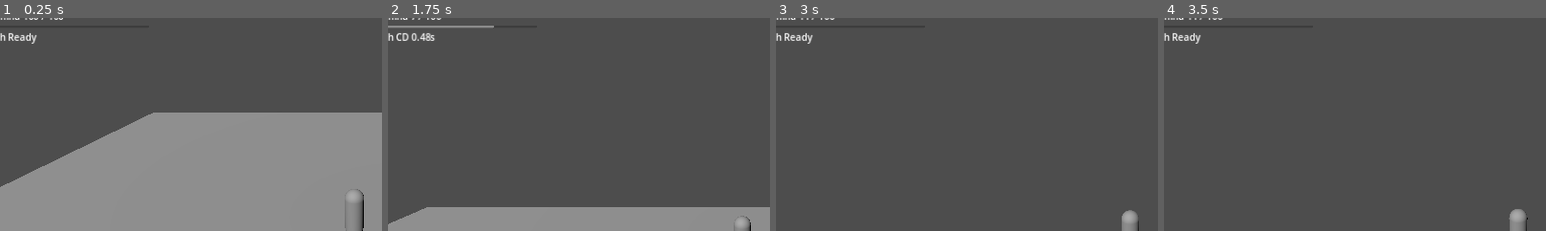
Above: before the commit, frames 1-4 (left to right).
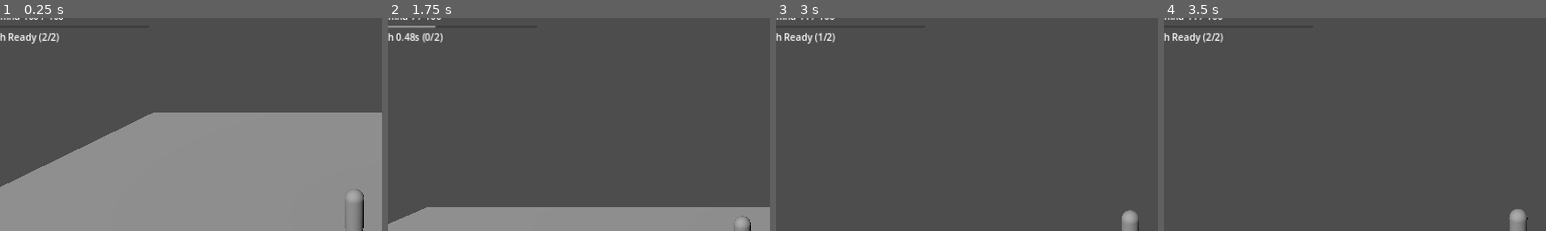
Above: after the commit, the same moments.

Repository: thegoatleroyjenkins/arpg-game
Game: Godot game, scene res://prototype3d/main_3d.tscn
Two runs of this game, one before a commit and one after it. Both use one fixed random seed, a clock stepped at 60 frames per second and the inputs below. This scene is started directly instead of the project's main scene.
Inputs (mouse positions are % of the whole screen's width and height, from its top left):
- Up to frame 1 (0.25 s): no input
- Up to frame 2 (1.75 s): tap Enter (ui_accept) at 0.5 s; move the mouse to (55, 49) at 0.52 s; hold W (move_up) from 0.53 s (still down); tap Q (dash) at 0.6, 1.55 s; tap Space (jump) at 0.77, 1.52 s; move the mouse to (45, 50) at 1.27 s; click (45, 50) at 1.35 s
- Up to frame 3 (3 s): keep holding W (move_up); move the mouse to (52, 48) at 2.02 s; tap Q (dash) at 2.1 s; move the mouse to (49, 51) at 2.77 s; tap Shift (sprint) at 2.85 s
- Up to frame 4 (3.5 s): keep holding W (move_up); tap Space (jump) at 3.02 s; tap Q (dash) at 3.05 s
The pictures show only the part of the screen within x 4-54%, y 4-54%; the shares and areas given below are measured in that part.

The runs differ from the first frame. In frame 1, 0.1% of the frame differs, in the area x 10-16%, y 7-12%; in frame 2, 0.5%, in the area x 2-28%, y 3-12%; in frame 3, 0.1%; in frame 4, 0.1%.

Commit message:
Add data-driven dash charges to 3D prototype

Diff:
--- a/prototype3d/default_player_tuning_3d.tres
+++ b/prototype3d/default_player_tuning_3d.tres
@@ -27,6 +27,8 @@
 dash_speed = 18.0
 dash_duration = 0.18
 dash_cooldown = 0.65
+dash_max_charges = 2
+dash_charge_recovery_time = 1.25
 dash_input_buffer_time = 0.15
 camera_smooth = 8.0
 camera_height = 7.0
--- a/prototype3d/player_3d.gd
+++ b/prototype3d/player_3d.gd
@@ -9,12 +9,15 @@
 
 signal stamina_changed(current: float, max_value: float)
 signal dash_cooldown_changed(remaining: float, max_value: float)
+signal dash_charges_changed(current: int, max_value: int)
 
 var look_target: Vector3
 var target_camera_distance: float = 0.0
 var dash_direction: Vector3 = Vector3.ZERO
 var dash_time_left: float = 0.0
 var dash_cooldown_left: float = 0.0
+var dash_charge_recharge_left: float = 0.0
+var dash_charges: int = 0
 var dash_buffer_left: float = 0.0
 var buffered_dash_direction: Vector3 = Vector3.ZERO
 var stamina: float = 0.0
@@ -29,9 +32,11 @@
 	look_target = global_position
 	target_camera_distance = clamp(tuning.camera_distance, tuning.camera_min_distance, tuning.camera_max_distance)
 	stamina = tuning.max_stamina
+	dash_charges = max(1, tuning.dash_max_charges)
 	air_jumps_left = max(0, tuning.max_air_jumps)
 	camera.fov = tuning.camera_base_fov
 	_emit_stamina_changed()
+	_emit_dash_charges_changed()
 	_emit_dash_cooldown_changed()
 	Input.set_mouse_mode(Input.MOUSE_MODE_CAPTURED)
 
@@ -88,22 +93,36 @@
 	if move_dir.length() > 1.0:
 		move_dir = move_dir.normalized()
 
+	var dash_state_changed := false
 	if dash_cooldown_left > 0.0:
 		dash_cooldown_left = max(0.0, dash_cooldown_left - delta)
-		_emit_dash_cooldown_changed()
+		dash_state_changed = true
+
+	if dash_charge_recharge_left > 0.0:
+		dash_charge_recharge_left = max(0.0, dash_charge_recharge_left - delta)
+		dash_state_changed = true
+		if dash_charge_recharge_left <= 0.0 and dash_charges < max(1, tuning.dash_max_charges):
+			dash_charges += 1
+			_emit_dash_charges_changed()
+			if dash_charges < max(1, tuning.dash_max_charges):
+				dash_charge_recharge_left = max(0.01, tuning.dash_charge_recovery_time)
+				dash_state_changed = true
 
 	if dash_buffer_left > 0.0:
 		dash_buffer_left = max(0.0, dash_buffer_left - delta)
 
+	if dash_state_changed:
+		_emit_dash_cooldown_changed()
+
 	if Input.is_action_just_pressed("dash"):
-		if dash_cooldown_left <= 0.0 and _can_pay_stamina(tuning.dash_stamina_cost):
+		if _can_start_dash() and _can_pay_stamina(tuning.dash_stamina_cost):
 			_use_stamina(tuning.dash_stamina_cost)
 			_start_dash(move_dir)
-		elif dash_cooldown_left <= tuning.dash_input_buffer_time:
+		elif _dash_ready_within(tuning.dash_input_buffer_time):
 			dash_buffer_left = tuning.dash_input_buffer_time
 			buffered_dash_direction = move_dir
 
-	if dash_buffer_left > 0.0 and dash_cooldown_left <= 0.0 and dash_time_left <= 0.0 and _can_pay_stamina(tuning.dash_stamina_cost):
+	if dash_buffer_left > 0.0 and _can_start_dash() and _can_pay_stamina(tuning.dash_stamina_cost):
 		_use_stamina(tuning.dash_stamina_cost)
 		_start_dash(buffered_dash_direction)
 		dash_buffer_left = 0.0
@@ -176,8 +195,12 @@
 	dash_direction = dash_direction.normalized()
 	dash_time_left = tuning.dash_duration
 	dash_cooldown_left = tuning.dash_cooldown
+	dash_charges = max(0, dash_charges - 1)
+	if dash_charges < max(1, tuning.dash_max_charges) and dash_charge_recharge_left <= 0.0:
+		dash_charge_recharge_left = max(0.01, tuning.dash_charge_recovery_time)
 	dash_buffer_left = 0.0
 	buffered_dash_direction = Vector3.ZERO
+	_emit_dash_charges_changed()
 	_emit_dash_cooldown_changed()
 
 func _update_camera_fov(delta: float) -> void:
@@ -206,6 +229,25 @@
 		tuning.camera_min_distance,
 		tuning.camera_max_distance
 	)
+
+func _can_start_dash() -> bool:
+	return dash_time_left <= 0.0 and dash_cooldown_left <= 0.0 and dash_charges > 0
+
+func _dash_ready_within(window: float) -> bool:
+	if window <= 0.0:
+		return false
+	var remaining := _next_dash_ready_remaining()
+	return remaining > 0.0 and remaining <= window
+
+func _next_dash_ready_remaining() -> float:
+	if dash_charges > 0:
+		return dash_cooldown_left
+	return max(dash_cooldown_left, dash_charge_recharge_left)
+
+func _next_dash_ready_max() -> float:
+	if dash_charges > 0:
+		return max(0.01, tuning.dash_cooldown)
+	return max(0.01, max(tuning.dash_cooldown, tuning.dash_charge_recovery_time))
 
 func _can_pay_stamina(cost: float) -> bool:
 	return stamina >= max(0.0, cost)
@@ -232,5 +274,8 @@
 func _emit_stamina_changed() -> void:
 	stamina_changed.emit(stamina, tuning.max_stamina)
 
+func _emit_dash_charges_changed() -> void:
+	dash_charges_changed.emit(dash_charges, max(1, tuning.dash_max_charges))
+
 func _emit_dash_cooldown_changed() -> void:
-	dash_cooldown_changed.emit(dash_cooldown_left, tuning.dash_cooldown)
+	dash_cooldown_changed.emit(_next_dash_ready_remaining(), _next_dash_ready_max())
--- a/prototype3d/player_tuning_3d.gd
+++ b/prototype3d/player_tuning_3d.gd
@@ -37,6 +37,8 @@
 @export var dash_speed: float = 18.0
 @export var dash_duration: float = 0.18
 @export var dash_cooldown: float = 0.65
+@export var dash_max_charges: int = 1
+@export var dash_charge_recovery_time: float = 1.25
 @export var dash_input_buffer_time: float = 0.15
 
 @export_group("Camera")
--- a/prototype3d/stamina_hud_3d.gd
+++ b/prototype3d/stamina_hud_3d.gd
@@ -6,6 +6,9 @@
 @onready var stamina_label: Label = $MarginContainer/VBoxContainer/StaminaLabel
 @onready var dash_cooldown_bar: ProgressBar = $MarginContainer/VBoxContainer/DashCooldownBar
 @onready var dash_cooldown_label: Label = $MarginContainer/VBoxContainer/DashCooldownLabel
+
+var dash_charges_current: int = 0
+var dash_charges_max: int = 1
 
 func _ready() -> void:
 	var player := get_node_or_null(player_path)
@@ -19,18 +22,26 @@
 	if not player.has_signal("dash_cooldown_changed"):
 		push_warning("StaminaHud3D target does not expose dash_cooldown_changed signal")
 		return
+	if not player.has_signal("dash_charges_changed"):
+		push_warning("StaminaHud3D target does not expose dash_charges_changed signal")
+		return
 
 	player.stamina_changed.connect(_on_stamina_changed)
 	player.dash_cooldown_changed.connect(_on_dash_cooldown_changed)
+	player.dash_charges_changed.connect(_on_dash_charges_changed)
 	var current_stamina := float(player.get("stamina"))
-	var current_dash_cooldown := float(player.get("dash_cooldown_left"))
+	var current_dash_cooldown := float(player.call("_next_dash_ready_remaining"))
+	var current_dash_charges := int(player.get("dash_charges"))
 	var tuning_resource: Resource = player.get("tuning")
 	var max_stamina := 100.0
 	var max_dash_cooldown := 1.0
+	var max_dash_charges := 1
 	if tuning_resource != null:
 		max_stamina = float(tuning_resource.get("max_stamina"))
-		max_dash_cooldown = max(0.01, float(tuning_resource.get("dash_cooldown")))
+		max_dash_cooldown = max(0.01, float(player.call("_next_dash_ready_max")))
+		max_dash_charges = max(1, int(tuning_resource.get("dash_max_charges")))
 	_on_stamina_changed(current_stamina, max_stamina)
+	_on_dash_charges_changed(current_dash_charges, max_dash_charges)
 	_on_dash_cooldown_changed(current_dash_cooldown, max_dash_cooldown)
 
 func _on_stamina_changed(current: float, max_value: float) -> void:
@@ -38,10 +49,14 @@
 	stamina_bar.value = clamp(current, 0.0, stamina_bar.max_value)
 	stamina_label.text = "Stamina %d / %d" % [roundi(current), roundi(max_value)]
 
+func _on_dash_charges_changed(current: int, max_value: int) -> void:
+	dash_charges_current = max(0, current)
+	dash_charges_max = max(1, max_value)
+
 func _on_dash_cooldown_changed(remaining: float, max_value: float) -> void:
 	dash_cooldown_bar.max_value = max(0.01, max_value)
 	dash_cooldown_bar.value = clamp(remaining, 0.0, dash_cooldown_bar.max_value)
-	if remaining <= 0.01:
-		dash_cooldown_label.text = "Dash Ready"
+	if remaining <= 0.01 and dash_charges_current > 0:
+		dash_cooldown_label.text = "Dash Ready (%d/%d)" % [dash_charges_current, dash_charges_max]
 	else:
-		dash_cooldown_label.text = "Dash CD %.2fs" % remaining
+		dash_cooldown_label.text = "Dash %.2fs (%d/%d)" % [remaining, dash_charges_current, dash_charges_max]
Not shown, changed: README.md
